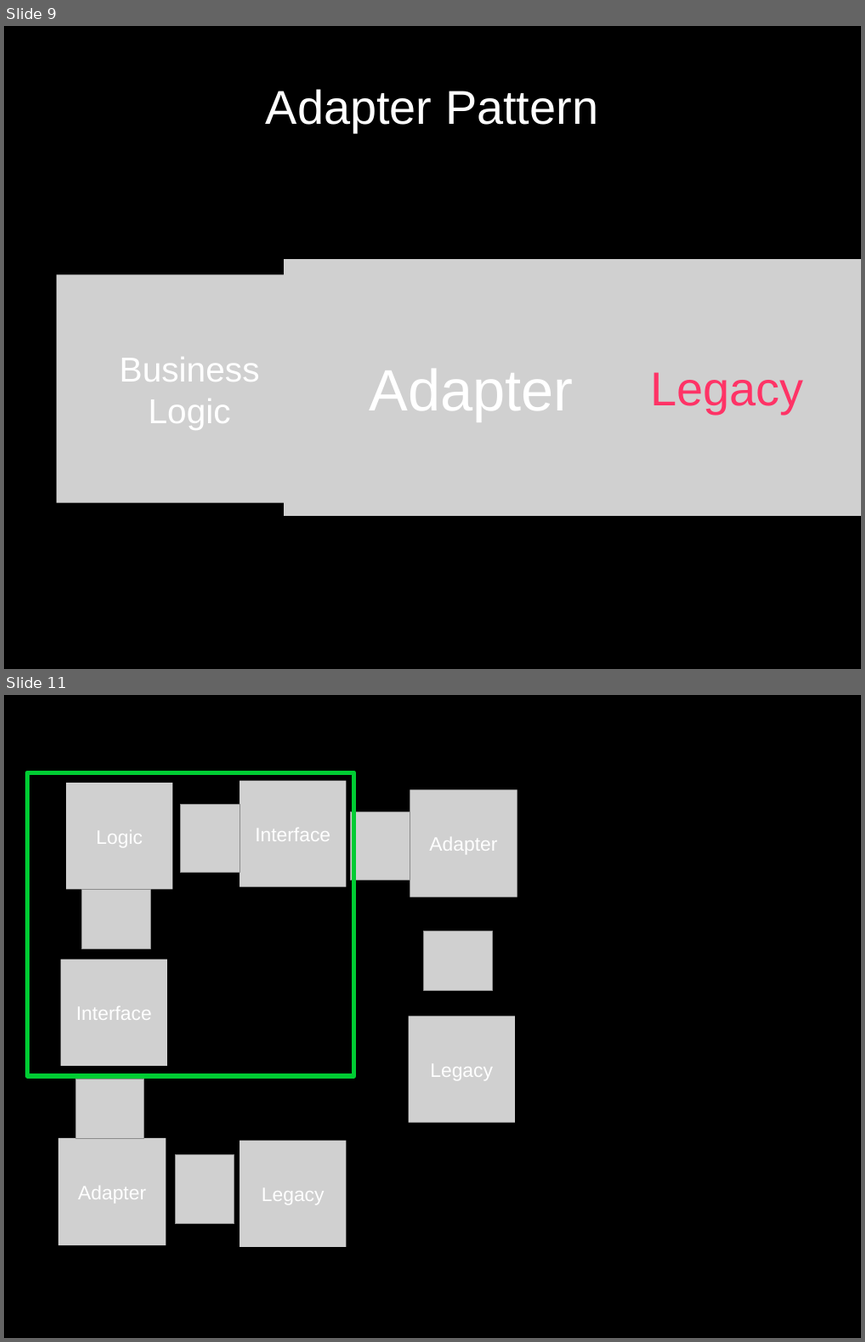
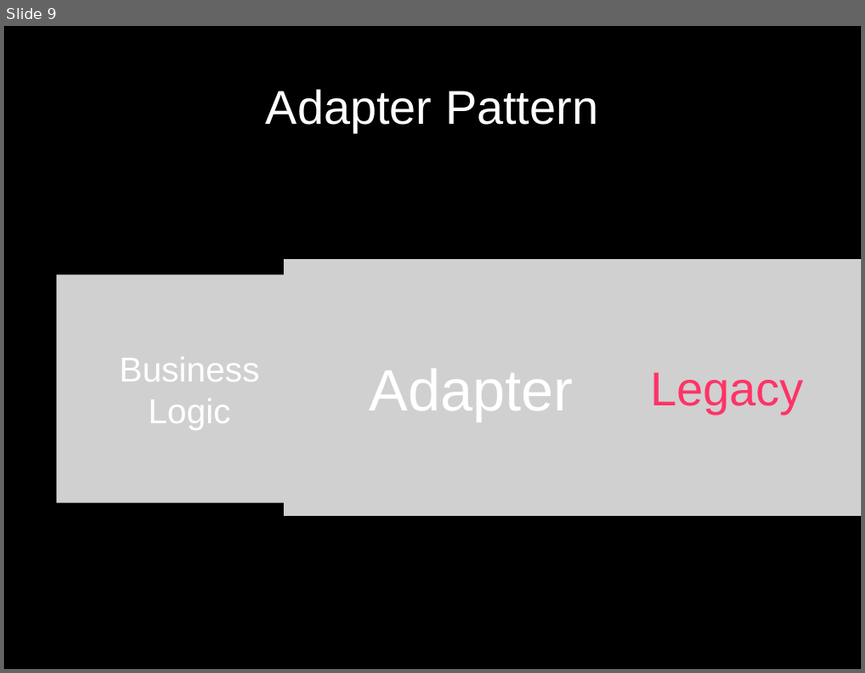
Before and after one commit to ChrisLynch42/presentations, a slide deck: codepalousa/legacy_code/coudepalousa.odp. Shown one above the other, each under a label of ours: slides 9 and 11 before the commit, slide 9 after it; the slides between them are not shown. The pictures are 865x1342 and 865x673 pixels, drawn with LibreOffice and Linux fonts; fonts in the diff are those of the drawing; grey boxes stand for pictures. Boxes give left, top, right and bottom in pixels: in the first picture for what was removed or moved away, otherwise in the second. Text is boxed around its words. In the diff, an @@ line names an element or a change of style, - is before the commit and + after.

```diff
--- a/codepalousa/legacy_code/coudepalousa.odp
+++ b/codepalousa/legacy_code/coudepalousa.odp
@@ slide 11 removed at [4,695,861,1338], background #000000 @@
@@ rectangle removed at [27,772,354,1076] @@
@@ picture removed at [66,783,172,890] @@
-Logic
@@ picture removed at [239,781,346,887] @@
-Interface
@@ picture removed at [409,790,517,897] @@
-Adapter
@@ picture removed at [181,804,239,873] @@
@@ picture removed at [351,811,409,880] @@
@@ picture removed at [81,890,150,948] @@
@@ picture removed at [424,931,492,991] @@
@@ picture removed at [61,959,167,1066] @@
-Interface
@@ picture removed at [409,1016,515,1123] @@
-Legacy
@@ picture removed at [75,1079,144,1138] @@
@@ picture removed at [58,1138,166,1246] @@
-Adapter
@@ picture removed at [239,1140,346,1247] @@
-Legacy
@@ picture removed at [175,1156,234,1224] @@
```
Also in this commit, not shown: 2 slides changed, 5 slides added, 1 other slide removed, 8 other files.
